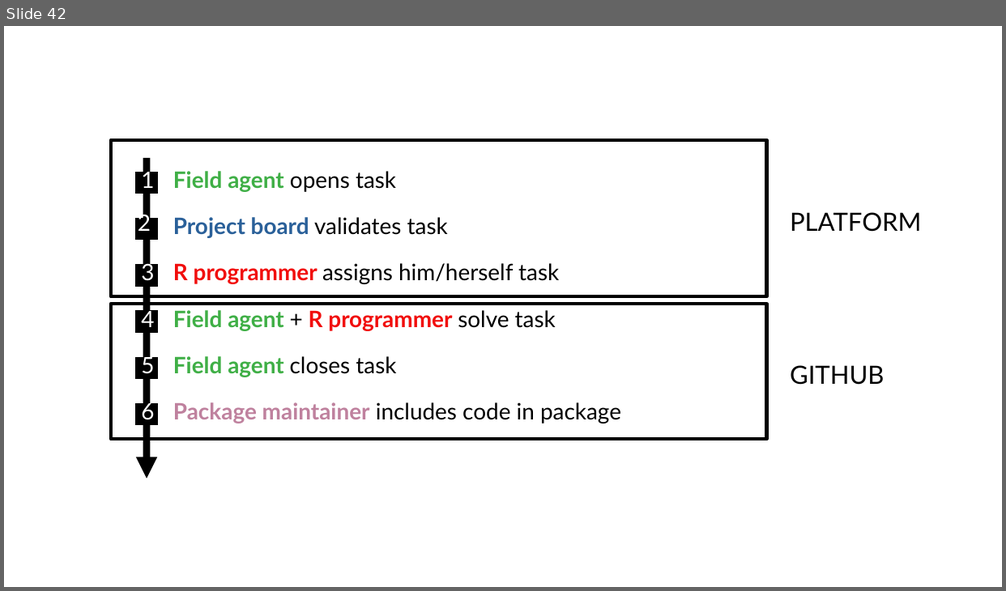
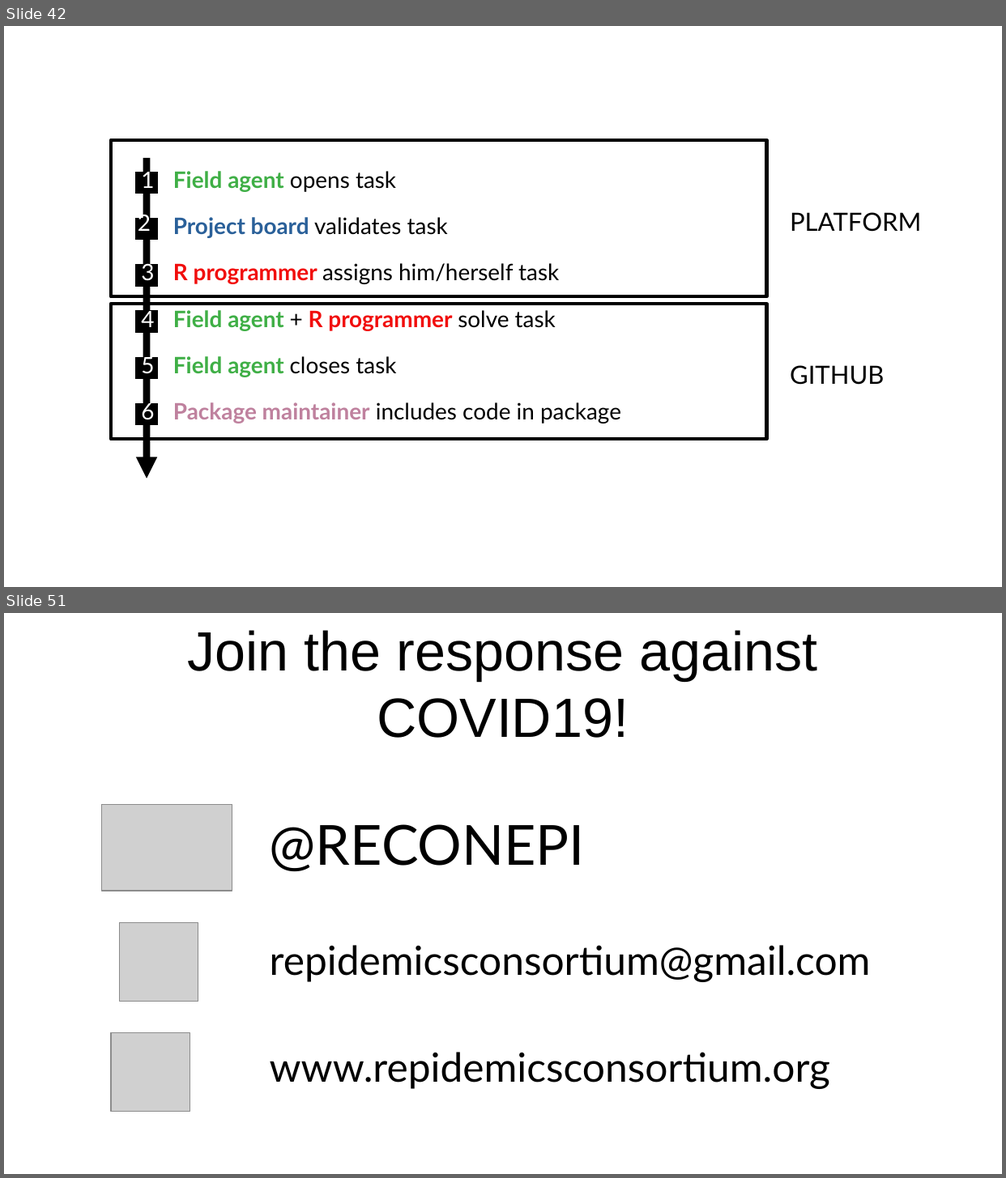
Before and after one commit to matthieugold/covid-19-challenge, a slide deck: docs/dscc_presentation/dscc_presentation.odp. Shown one above the other, each under a label of ours: slide 42 before the commit, slides 42 and 51 after it; the slides between them are not shown. The pictures are 1006x591 and 1006x1178 pixels, drawn with LibreOffice and Linux fonts; fonts in the diff are those of the drawing; grey boxes stand for pictures. Boxes give left, top, right and bottom in pixels: in the first picture for what was removed or moved away, otherwise in the second. Text is boxed around its words. In the diff, an @@ line names an element or a change of style, - is before the commit and + after.

```diff
--- a/docs/dscc_presentation/dscc_presentation.odp
+++ b/docs/dscc_presentation/dscc_presentation.odp
@@ slide 51 added at (4,613,1002,1174), background #FFFFFF @@
@@ title added at (187,630,817,738), 44 pt, text #000000 @@
+Join the response against COVID19!
@@ picture added at (102,804,232,891) @@
@@ text added at (270,824,585,871), 44 pt, text #000000 @@
+@RECONEPI
@@ picture added at (119,922,198,1002) @@
@@ text added at (270,945,871,982), 32 pt, text #000000 @@
+repidemicsconsortium@gmail.com
@@ picture added at (111,1033,189,1112) @@
@@ text added at (270,1052,830,1089), 32 pt, text #000000 @@
+www.repidemicsconsortium.org
```
Also in this commit, not shown: 3 slides changed, 8 other slides added, 2 slides removed, 25 other files.
